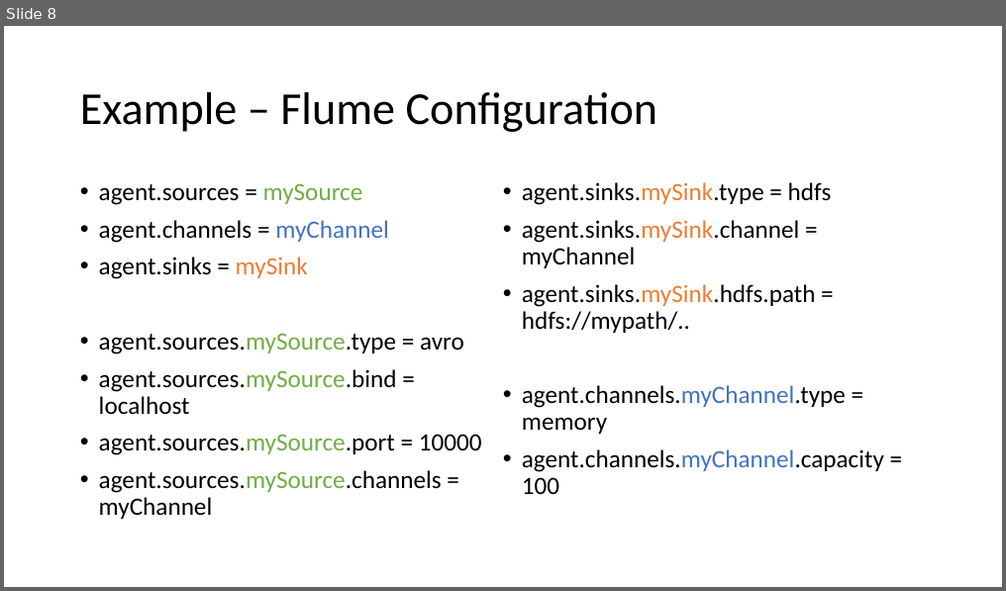
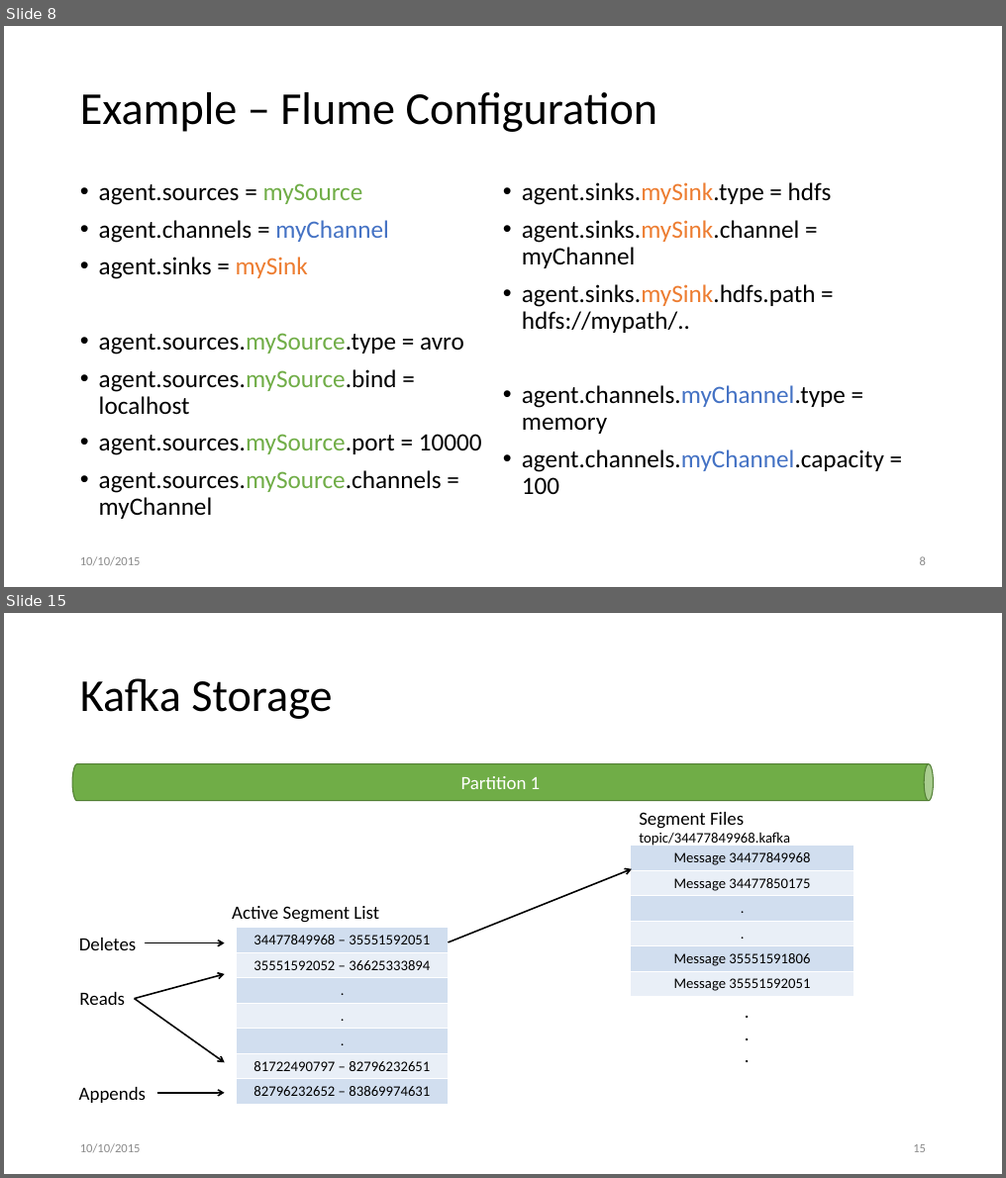
Before and after one commit to ckuka/SHDS, a slide deck: slides/ShanghaiDataScience_201509.pptx. Shown one above the other, each under a label of ours: slide 8 before the commit, slides 8 and 15 after it; the slides between them are not shown. The pictures are 1006x591 and 1006x1178 pixels, drawn with LibreOffice and Linux fonts; fonts in the diff are those of the drawing. Boxes give left, top, right and bottom in pixels: in the first picture for what was removed or moved away, otherwise in the second. Text is boxed around its words. In the diff, an @@ line names an element or a change of style, - is before the commit and + after.

```diff
--- a/slides/ShanghaiDataScience_201509.pptx
+++ b/slides/ShanghaiDataScience_201509.pptx
@@ slide 15 added at box(4, 613, 1002, 1174), background #FFFFFF @@
@@ title added at box(80, 678, 332, 719), 44 pt, text #000000 @@
+Kafka Storage
@@ cylinder added at box(72, 763, 934, 800), fill #70AD47, outline #538035 1 pt, 18 pt, text #FFFFFF @@
+Partition 1
@@ text added at box(639, 812, 790, 848), 14 pt, text #000000 @@
+Segment Files
+topic/34477849968.kafka
@@ table added at box(631, 846, 855, 995), 6 rows, 1 columns @@
+Message 34477849968
+Message 34477850175
+.
+.
+Message 35551591806
+Message 35551592051
@@ arrow added from (448, 943) to (632, 869), #000000 1.5 pt @@
@@ text added at box(232, 906, 379, 923), 18 pt, text #000000 @@
+Active Segment List
@@ text added at box(79, 938, 137, 951), 18 pt, text #000000 @@
+Deletes
@@ table added at box(237, 928, 449, 1103), 7 rows, 1 columns @@
+34477849968 – 35551592051
+35551592052 – 36625333894
+.
+.
+.
+81722490797 – 82796232651
+82796232652 – 83869974631
@@ arrow added from (145, 943) to (225, 943), #000000 1.5 pt @@
@@ text added at box(79, 992, 125, 1005), 18 pt, text #000000 @@
+Reads
@@ arrow added from (135, 998) to (225, 974), #000000 1.5 pt @@
@@ arrow added from (135, 998) to (225, 1062), #000000 1.5 pt @@
@@ text added at box(632, 996, 862, 1072), 18 pt, text #000000 @@
+.
+.
+.
@@ text added at box(79, 1087, 146, 1103), 18 pt, text #000000 @@
+Appends
@@ arrow added from (157, 1093) to (225, 1093), #000000 1.5 pt @@
@@ text added at box(80, 1144, 141, 1154), 12 pt, text #8C8C8C @@
+10/10/2015
@@ page number added at box(913, 1145, 926, 1153), 12 pt, text #8C8C8C @@
+15
@@ slide 8 changed as well @@
@@ text added at box(80, 557, 141, 567), 12 pt, text #8C8C8C @@
+10/10/2015
@@ page number added at box(920, 557, 926, 566), 12 pt, text #8C8C8C @@
+8
```
Also in this commit, not shown: 9 other slides changed, 6 other slides added, 2 slides removed.
